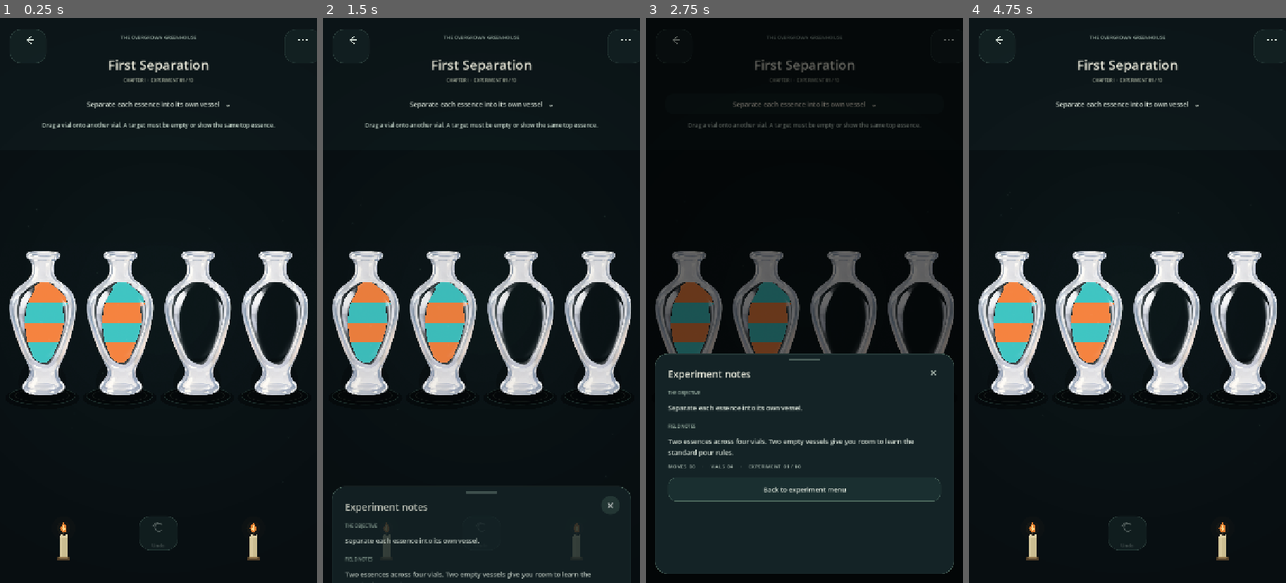
Above: before the commit, frames 1-4 (left to right).
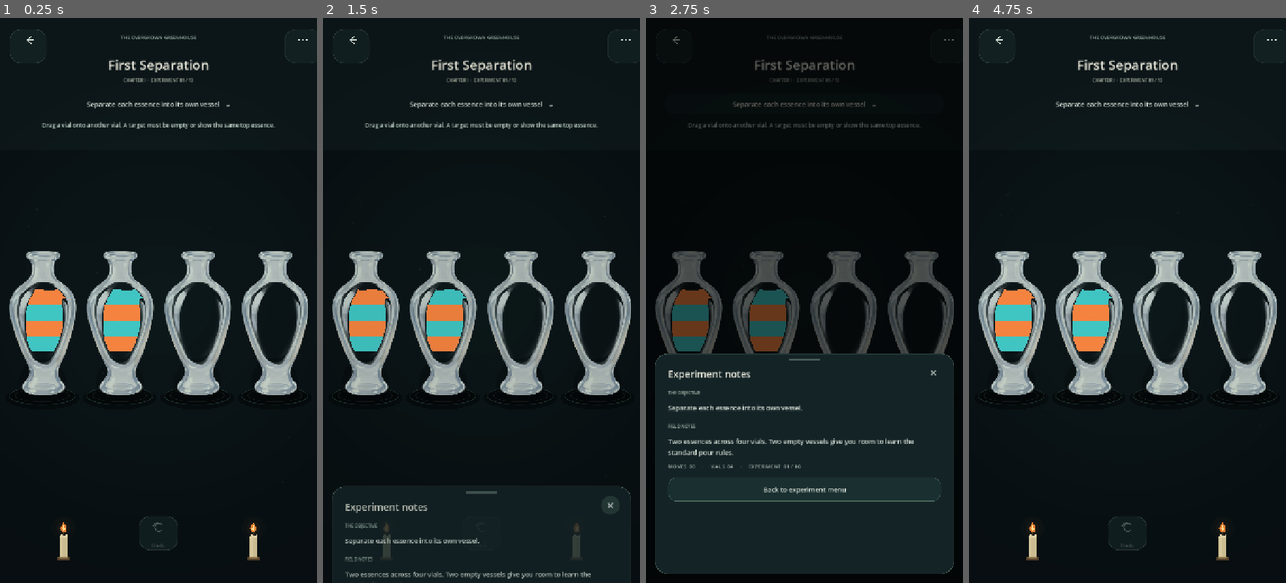
Above: after the commit, the same moments.

Repository: Kryodo/spell-sort-game
Game: Godot game, scene res://scenes/dark_sorting_slots_prototype.tscn
The game is run twice, just before and just after one commit, with the same random seed, the same clock (stepped at 60 frames per second) and the same inputs. This scene is started directly instead of the project's main scene.
Inputs:
- Up to frame 1 (0.25 s): no input
- Up to frame 2 (1.5 s): click "Separate each essence into it…" at 0.5 s; click "×" at 1.25 s
- Up to frame 3 (2.75 s): click "Separate each essence into it…" at 2 s
- Up to frame 4 (4.75 s): click "×" at 2.75 s; click "Separate each essence into it…" at 3.5 s; click "×" at 4.25 s

The runs differ from the first frame. In frame 1, 9.0% of the frame differs, in the area x 2-98%, y 41-67%; in frame 2, 8.9%; in frame 3, 1.1%; in frame 4, 9.0%.

Commit message:
Replace layered vial experiment with single-image liquid profile renderer

Diff:
--- a/scripts/asset_fantasy_alchemy_bottle.gd
+++ b/scripts/asset_fantasy_alchemy_bottle.gd
@@ -1,24 +1,34 @@
 extends "res://scripts/fantasy_alchemy_bottle.gd"
 
-# Current composition candidate: Qwen's second transparent-front vessel.
-# The silhouette/style remains provisional pending its in-environment review.
-const VIAL_ART: Texture2D = preload("res://assets/bottles/SpellSort_Vial_2.png")
-
-const WINDOW_ALPHA_THRESHOLD := 0.12
-const WINDOW_ROI_LEFT := 0.20
-const WINDOW_ROI_RIGHT := 0.80
-const WINDOW_ROI_TOP := 0.18
-const WINDOW_ROI_BOTTOM := 0.88
-const WINDOW_MAX_COMPONENT_FRACTION := 0.23
-const WINDOW_PROFILE_SAMPLES := 96
-const WINDOW_PROFILE_SMOOTH_RADIUS := 5
-const WINDOW_WALL_INSET := 0.55
+## One complete illustration per vial. The transparent inner chamber is analysed
+## once per texture; every essence layer then shares the resulting body profile.
+
+const DEFAULT_VIAL_ART: Texture2D = preload("res://assets/bottles/SpellSort_Vial_2.png")
+
+const ALPHA_CUTOFF := 0.14
+const SCAN_TOP_RATIO := 0.16
+const SCAN_BOTTOM_RATIO := 0.88
+const SCAN_LEFT_RATIO := 0.28
+const SCAN_RIGHT_RATIO := 0.72
+const CHAMBER_WIDTH_RATIO := 0.62
+const PROFILE_SAMPLES := 112
+const PROFILE_SMOOTH_RADIUS := 4
 const LIQUID_SURFACE_SAMPLES := 64
 const LIQUID_SIDE_SAMPLES := 48
-
-var _window_profile: Array[Vector3] = []
-var _window_top_ratio: float = 0.265
-var _window_bottom_ratio: float = 0.79
+const LIQUID_WALL_INSET := 1.8
+
+# A shared tint tones down the very bright glass without dimming the liquid,
+# which is drawn underneath the PNG and remains visible through its alpha.
+const GLASS_MODULATE := Color(0.76, 0.81, 0.79, 1.0)
+
+static var _texture_analysis_cache: Dictionary = {}
+
+var vial_art: Texture2D = DEFAULT_VIAL_ART
+var _window_profile := PackedVector3Array()
+var _window_top_ratio: float = 0.28
+var _window_bottom_ratio: float = 0.76
+var _mouth_y_ratio: float = 0.065
+var _mouth_width_ratio: float = 0.15
 
 
 func _ready() -> void:
@@ -26,189 +36,219 @@
 	_build_inner_window_profile()
 
 
+func set_vial_art(texture: Texture2D) -> void:
+	if texture == null:
+		push_warning("Vial renderer: cannot assign a null illustration.")
+		return
+	vial_art = texture
+	if is_node_ready():
+		_build_inner_window_profile()
+	queue_redraw()
+
+
 func _build_inner_window_profile() -> void:
 	_window_profile.clear()
-	var source_image: Image = VIAL_ART.get_image()
+	if vial_art == null:
+		return
+
+	var cache_key: int = vial_art.get_instance_id()
+	if _texture_analysis_cache.has(cache_key):
+		_apply_cached_analysis(_texture_analysis_cache[cache_key])
+		return
+
+	var source_image: Image = vial_art.get_image()
 	if source_image == null or source_image.is_empty():
-		push_warning("Vial 2: unable to read source image alpha for the liquid window.")
+		push_warning("Vial renderer: illustration pixels are unavailable.")
 		return
 
 	var image_width: int = source_image.get_width()
 	var image_height: int = source_image.get_height()
-	var roi_left: int = int(float(image_width) * WINDOW_ROI_LEFT)
-	var roi_right: int = int(float(image_width) * WINDOW_ROI_RIGHT)
-	var roi_top: int = int(float(image_height) * WINDOW_ROI_TOP)
-	var roi_bottom: int = int(float(image_height) * WINDOW_ROI_BOTTOM)
-
-	# Vial 2's transparent centre is a distinct enclosed alpha component.
-	# Flood-fill from that component instead of stopping at the first bright
-	# reflection on every scan line. This prevents front highlights from being
-	# mistaken for the left/right liquid walls.
-	var seed := Vector2i(int(image_width / 2), int(image_height / 2))
-	if source_image.get_pixel(seed.x, seed.y).a > WINDOW_ALPHA_THRESHOLD:
-		var found_seed := false
-		for radius in range(2, 49, 2):
-			for offset_y in range(-radius, radius + 1, 2):
-				for offset_x in range(-radius, radius + 1, 2):
-					var candidate_x: int = seed.x + offset_x
-					var candidate_y: int = seed.y + offset_y
-					if candidate_x < roi_left or candidate_x > roi_right:
-						continue
-					if candidate_y < roi_top or candidate_y > roi_bottom:
-						continue
-					if source_image.get_pixel(candidate_x, candidate_y).a <= WINDOW_ALPHA_THRESHOLD:
-						seed = Vector2i(candidate_x, candidate_y)
-						found_seed = true
-						break
-				if found_seed:
-					break
-			if found_seed:
-				break
-		if not found_seed:
-			push_warning("Vial 2: no transparent seed pixel found inside the central glass window.")
-			return
-
-	var visited := PackedByteArray()
-	visited.resize(image_width * image_height)
+	if image_width < 16 or image_height < 16:
+		push_warning("Vial renderer: illustration is too small to analyse.")
+		return
+
+	var x_min: int = int(round(float(image_width) * SCAN_LEFT_RATIO))
+	var x_max: int = int(round(float(image_width) * SCAN_RIGHT_RATIO))
+	var centre_x: int = int(image_width / 2)
+	var top_scan: int = int(round(float(image_height) * SCAN_TOP_RATIO))
+	var bottom_scan: int = int(round(float(image_height) * SCAN_BOTTOM_RATIO))
+	var search_radius: int = maxi(2, int(round(float(image_width) * 0.025)))
+
 	var row_left := PackedInt32Array()
 	var row_right := PackedInt32Array()
+	var row_width := PackedInt32Array()
 	row_left.resize(image_height)
 	row_right.resize(image_height)
-	row_left.fill(image_width)
+	row_width.resize(image_height)
+	row_left.fill(-1)
 	row_right.fill(-1)
-
-	var queue := PackedInt32Array()
-	var seed_index: int = seed.y * image_width + seed.x
-	queue.append(seed_index)
-	visited[seed_index] = 1
-	var cursor: int = 0
-	var maximum_pixels: int = int(float(image_width * image_height) * WINDOW_MAX_COMPONENT_FRACTION)
-	var component_overflow := false
-
-	while cursor < queue.size():
-		var pixel_index: int = queue[cursor]
-		cursor += 1
-		var pixel_x: int = pixel_index % image_width
-		var pixel_y: int = int(pixel_index / image_width)
-
-		row_left[pixel_y] = mini(row_left[pixel_y], pixel_x)
-		row_right[pixel_y] = maxi(row_right[pixel_y], pixel_x)
-
-		# Four-connected flood fill preserves the narrow antialiased glass wall
-		# instead of leaking diagonally into the fully transparent background.
-		# Inline the four neighbours to avoid allocating a temporary array for
-		# every pixel visited in the flood fill.
-		if pixel_x > roi_left:
-			var left_index: int = pixel_index - 1
-			if visited[left_index] == 0:
-				if source_image.get_pixel(pixel_x - 1, pixel_y).a <= WINDOW_ALPHA_THRESHOLD:
-					visited[left_index] = 1
-					queue.append(left_index)
-				else:
-					visited[left_index] = 2
-		if pixel_x < roi_right:
-			var right_index: int = pixel_index + 1
-			if visited[right_index] == 0:
-				if source_image.get_pixel(pixel_x + 1, pixel_y).a <= WINDOW_ALPHA_THRESHOLD:
-					visited[right_index] = 1
-					queue.append(right_index)
-				else:
-					visited[right_index] = 2
-		if pixel_y > roi_top:
-			var up_index: int = pixel_index - image_width
-			if visited[up_index] == 0:
-				if source_image.get_pixel(pixel_x, pixel_y - 1).a <= WINDOW_ALPHA_THRESHOLD:
-					visited[up_index] = 1
-					queue.append(up_index)
-				else:
-					visited[up_index] = 2
-		if pixel_y < roi_bottom:
-			var down_index: int = pixel_index + image_width
-			if visited[down_index] == 0:
-				if source_image.get_pixel(pixel_x, pixel_y + 1).a <= WINDOW_ALPHA_THRESHOLD:
-					visited[down_index] = 1
-					queue.append(down_index)
-				else:
-					visited[down_index] = 2
-
-		if queue.size() > maximum_pixels:
-			component_overflow = true
-			break
-
-	if component_overflow:
-		push_warning("Vial 2: transparent component escaped the inner window ROI; alpha mask rejected.")
-		return
+	row_width.fill(0)
 
 	var peak_width: int = 0
 	var peak_row: int = -1
-	for row in range(roi_top, roi_bottom + 1):
-		var row_width: int = row_right[row] - row_left[row] + 1
-		if row_width > peak_width:
-			peak_width = row_width
+	for row in range(top_scan, bottom_scan + 1):
+		var run := _find_centre_transparent_run(
+			source_image,
+			row,
+			centre_x,
+			x_min,
+			x_max,
+			search_radius
+		)
+		if run.x < 0:
+			continue
+
+		var width: int = run.y - run.x + 1
+		row_left[row] = run.x
+		row_right[row] = run.y
+		row_width[row] = width
+		if width > peak_width:
+			peak_width = width
 			peak_row = row
 
 	if peak_row < 0 or peak_width < 12:
-		push_warning("Vial 2: alpha flood-fill did not find a usable central chamber.")
-		return
-
-	# Ignore the narrow connecting neck/foot tails. The main liquid chamber is
-	# the continuous broad region around the row with the largest transparent span.
-	var minimum_chamber_width: int = maxi(4, int(float(peak_width) * 0.10))
+		push_warning("Vial renderer: no transparent central chamber was found; liquid is disabled for this image.")
+		return
+
+	# The neck and foot are also transparent, but narrower than the main body.
+	# Keeping only the broad central region prevents liquid from climbing into
+	# the neck or appearing in the narrow decorative base.
+	var minimum_chamber_width: int = maxi(12, int(round(float(peak_width) * CHAMBER_WIDTH_RATIO)))
 	var chamber_top: int = peak_row
 	var chamber_bottom: int = peak_row
-	while chamber_top > roi_top and row_right[chamber_top - 1] - row_left[chamber_top - 1] + 1 >= minimum_chamber_width:
+	while chamber_top > top_scan and row_width[chamber_top - 1] >= minimum_chamber_width:
 		chamber_top -= 1
-	while chamber_bottom < roi_bottom and row_right[chamber_bottom + 1] - row_left[chamber_bottom + 1] + 1 >= minimum_chamber_width:
+	while chamber_bottom < bottom_scan and row_width[chamber_bottom + 1] >= minimum_chamber_width:
 		chamber_bottom += 1
 
-	if chamber_bottom - chamber_top < 32:
-		push_warning("Vial 2: detected transparent chamber is too short to use as a liquid mask.")
-		return
-
-	# Smooth the pixel boundary lightly to remove one-pixel antialias noise while
-	# retaining the authored curvature. Bounds are sampled into a compact profile.
-	for sample_index in range(WINDOW_PROFILE_SAMPLES):
-		var weight: float = float(sample_index) / float(WINDOW_PROFILE_SAMPLES - 1)
-		var centre_row: int = roundi(lerpf(float(chamber_top), float(chamber_bottom), weight))
+	if float(chamber_bottom - chamber_top) < float(image_height) * 0.22:
+		push_warning("Vial renderer: detected transparent region is not a usable liquid chamber.")
+		return
+
+	for sample_index in range(PROFILE_SAMPLES):
+		var t: float = float(sample_index) / float(PROFILE_SAMPLES - 1)
+		var sample_row: int = roundi(lerpf(float(chamber_top), float(chamber_bottom), t))
 		var sum_left: float = 0.0
 		var sum_right: float = 0.0
 		var sample_count: int = 0
 		for row in range(
-			maxi(chamber_top, centre_row - WINDOW_PROFILE_SMOOTH_RADIUS),
-			mini(chamber_bottom, centre_row + WINDOW_PROFILE_SMOOTH_RADIUS) + 1
+			maxi(chamber_top, sample_row - PROFILE_SMOOTH_RADIUS),
+			mini(chamber_bottom, sample_row + PROFILE_SMOOTH_RADIUS) + 1
 		):
-			if row_right[row] < row_left[row]:
+			if row_width[row] <= 0:
 				continue
 			sum_left += float(row_left[row])
 			sum_right += float(row_right[row] + 1)
 			sample_count += 1
+
 		if sample_count == 0:
 			continue
-
 		_window_profile.append(Vector3(
-			float(centre_row) / float(image_height),
+			float(sample_row) / float(image_height),
 			(sum_left / float(sample_count)) / float(image_width),
 			(sum_right / float(sample_count)) / float(image_width)
 		))
 
 	if _window_profile.size() < 8:
 		_window_profile.clear()
-		push_warning("Vial 2: smoothed alpha mask did not produce enough profile samples.")
-		return
-
-	var edge_margin: float = 1.0 / float(image_height)
-	_window_top_ratio = _window_profile[0].x + edge_margin
-	_window_bottom_ratio = _window_profile[-1].x - edge_margin
-	print(
-		"Vial 2 alpha mask: %d profile samples, %d connected pixels, peak width %d px, vertical %.3f–%.3f"
-		% [_window_profile.size(), queue.size(), peak_width, _window_top_ratio, _window_bottom_ratio]
-	)
+		push_warning("Vial renderer: chamber profile could not be sampled reliably.")
+		return
+
+	_window_top_ratio = _window_profile[0].x + 1.0 / float(image_height)
+	_window_bottom_ratio = _window_profile[-1].x - 1.0 / float(image_height)
+	_detect_mouth(source_image, x_min, x_max, centre_x, search_radius)
+
+	_texture_analysis_cache[cache_key] = {
+		"profile": _window_profile,
+		"top": _window_top_ratio,
+		"bottom": _window_bottom_ratio,
+		"mouth_y": _mouth_y_ratio,
+		"mouth_width": _mouth_width_ratio
+	}
+
+
+func _apply_cached_analysis(analysis: Dictionary) -> void:
+	_window_profile = analysis["profile"]
+	_window_top_ratio = float(analysis["top"])
+	_window_bottom_ratio = float(analysis["bottom"])
+	_mouth_y_ratio = float(analysis["mouth_y"])
+	_mouth_width_ratio = float(analysis["mouth_width"])
+
+
+func _find_centre_transparent_run(
+	source_image: Image,
+	row: int,
+	centre_x: int,
+	x_min: int,
+	x_max: int,
+	search_radius: int
+) -> Vector2i:
+	var seed_x: int = -1
+	for offset in range(search_radius + 1):
+		var left_candidate: int = centre_x - offset
+		if left_candidate >= x_min:
+			if source_image.get_pixel(left_candidate, row).a <= ALPHA_CUTOFF:
+				seed_x = left_candidate
+				break
+
+		if offset > 0:
+			var right_candidate: int = centre_x + offset
+			if right_candidate <= x_max:
+				if source_image.get_pixel(right_candidate, row).a <= ALPHA_CUTOFF:
+					seed_x = right_candidate
+					break
+
+	if seed_x < 0:
+		return Vector2i(-1, -1)
+
+	var left_x: int = seed_x
+	while left_x > x_min:
+		if source_image.get_pixel(left_x - 1, row).a > ALPHA_CUTOFF:
+			break
+		left_x -= 1
+
+	var right_x: int = seed_x
+	while right_x < x_max:
+		if source_image.get_pixel(right_x + 1, row).a > ALPHA_CUTOFF:
+			break
+		right_x += 1
+
+	return Vector2i(left_x, right_x)
+
+
+func _detect_mouth(
+	source_image: Image,
+	x_min: int,
+	x_max: int,
+	centre_x: int,
+	search_radius: int
+) -> void:
+	var image_height: int = source_image.get_height()
+	var image_width: int = source_image.get_width()
+	var search_end: int = int(round(float(image_height) * 0.18))
+
+	for row in range(maxi(1, int(round(float(image_height) * 0.01))), search_end):
+		var run := _find_centre_transparent_run(
+			source_image,
+			row,
+			centre_x,
+			x_min,
+			x_max,
+			search_radius
+		)
+		if run.x < 0:
+			continue
+		var width_ratio: float = float(run.y - run.x + 1) / float(image_width)
+		if width_ratio < 0.035 or width_ratio > 0.32:
+			continue
+		_mouth_y_ratio = float(row) / float(image_height)
+		_mouth_width_ratio = width_ratio
+		return
 
 
 func _window_bounds_at(y_ratio: float) -> Vector2:
 	if _window_profile.is_empty():
-		return Vector2(0.39, 0.61)
-
+		return Vector2.ZERO
 	if y_ratio <= _window_profile[0].x:
 		return Vector2(_window_profile[0].y, _window_profile[0].z)
 
@@ -223,16 +263,11 @@
 				lerpf(first.z, second.z, weight)
 			)
 
-	var last: Vector3 = _window_profile.back()
+	var last: Vector3 = _window_profile[-1]
 	return Vector2(last.y, last.z)
 
 
 func _profile_points() -> Array[Vector2]:
-	# Preserve the base liquid/bubble helpers' profile API, but derive it from
-	# the measured transparent window rather than a hand-authored silhouette.
-	if _window_profile.is_empty():
-		return super._profile_points()
-
 	var points: Array[Vector2] = []
 	for bounds in _window_profile:
 		points.append(Vector2(bounds.x, (bounds.z - bounds.y) * 0.5))
@@ -240,30 +275,31 @@
 
 
 func _get_vessel_rect() -> Rect2:
-	# Use the exact same image-to-control mapping as the glass sprite. Liquid
-	# coordinates and sampled alpha boundaries therefore share one pixel space.
-	var source_size: Vector2 = Vector2(VIAL_ART.get_size())
+	if vial_art == null:
+		return super._get_vessel_rect()
+	var source_size: Vector2 = Vector2(vial_art.get_size())
 	var draw_scale: float = size.y / source_size.y
 	var draw_size: Vector2 = source_size * draw_scale
-	var draw_position := (size - draw_size) * 0.5
-	return Rect2(draw_position, draw_size)
+	return Rect2((size - draw_size) * 0.5, draw_size)
 
 
 func get_mouth_local() -> Vector2:
 	var rect := _get_vessel_rect()
-	return Vector2(rect.get_center().x, rect.position.y + rect.size.y * 0.065)
+	return Vector2(rect.get_center().x, rect.position.y + rect.size.y * _mouth_y_ratio)
 
 
 func get_mouth_hit_radius() -> Vector2:
-	return Vector2(size.y * 0.105, size.y * 0.04)
+	var rect := _get_vessel_rect()
+	return Vector2(
+		maxf(14.0, rect.size.x * _mouth_width_ratio * 0.65),
+		rect.size.y * 0.035
+	)
 
 
 func get_liquid_surface_position_in_parent() -> Vector2:
 	var rect := _get_vessel_rect()
-	var window_top: float = _window_top_ratio
-	var window_bottom: float = _window_bottom_ratio
-	var layer_height: float = (window_bottom - window_top) / float(CAPACITY)
-	var surface_ratio: float = window_bottom - layer_height * clampf(
+	var layer_height: float = (_window_bottom_ratio - _window_top_ratio) / float(CAPACITY)
+	var surface_ratio: float = _window_bottom_ratio - layer_height * clampf(
 		_liquid_level,
 		0.0,
 		float(CAPACITY)
@@ -278,17 +314,17 @@
 	)
 
 
-func _draw_liquid(rect: Rect2) -> void:
-	if _visual_contents.is_empty() or _liquid_level <= 0.001:
-		return
-
-	var window_span: float = _window_bottom_ratio - _window_top_ratio
-	if window_span <= 0.01:
-		return
-
-	var layer_height: float = window_span / float(CAPACITY)
+func _draw_liquid(_rect: Rect2) -> void:
+	if _window_profile.size() < 8 or _visual_contents.is_empty() or _liquid_level <= 0.001:
+		return
+
+	var rect := _get_vessel_rect()
+	var chamber_span: float = _window_bottom_ratio - _window_top_ratio
+	if chamber_span <= 0.01:
+		return
+
+	var layer_height: float = chamber_span / float(CAPACITY)
 	var visible_layers: int = mini(int(ceil(_liquid_level)), _visual_contents.size())
-
 	for layer_index in range(visible_layers):
 		var amount: float = clampf(_liquid_level - float(layer_index), 0.0, 1.0)
 		if amount <= 0.001:
@@ -324,24 +360,21 @@
 	var top_y: float = rect.position.y + rect.size.y * top_ratio
 	if bottom_y - top_y <= 1.2:
 		return
-	var surface_min_y: float = rect.position.y + rect.size.y * _window_top_ratio + 0.4
-
-	# Build every point of the liquid surface from the boundary at its current
-	# animated y-coordinate. This keeps the wave inside the real alpha window
-	# instead of leaving triangular gaps at either side as the surface moves.
+
 	var top_edge := PackedVector2Array()
 	for sample_index in range(LIQUID_SURFACE_SAMPLES + 1):
 		var t: float = float(sample_index) / float(LIQUID_SURFACE_SAMPLES)
 		var normalized_x: float = t * 2.0 - 1.0
 		var wave: float = _get_surface_wave_offset(normalized_x) * 0.36 if is_surface else 0.0
-		var wave_y: float = clampf(top_y + wave, surface_min_y, bottom_y - 0.8)
-		var bounds := _window_bounds_at(
-			clampf((wave_y - rect.position.y) / rect.size.y, _window_top_ratio, _window_bottom_ratio)
-		)
-		var left_x: float = rect.position.x + rect.size.x * bounds.x + WINDOW_WALL_INSET
-		var right_x: float = rect.position.x + rect.size.x * bounds.y - WINDOW_WALL_INSET
-		var x: float = lerpf(left_x, right_x, t)
-		top_edge.append(Vector2(x, wave_y))
+		var wave_y: float = clampf(top_y + wave, top_y - 2.0, bottom_y - 0.8)
+		var bounds := _window_bounds_at(clampf(
+			(wave_y - rect.position.y) / rect.size.y,
+			_window_top_ratio,
+			_window_bottom_ratio
+		))
+		var left_x: float = rect.position.x + rect.size.x * bounds.x + LIQUID_WALL_INSET
+		var right_x: float = rect.position.x + rect.size.x * bounds.y - LIQUID_WALL_INSET
+		top_edge.append(Vector2(lerpf(left_x, right_x, t), wave_y))
 
 	if top_edge.size() < 2:
 		return
@@ -349,43 +382,36 @@
 	var polygon := top_edge.duplicate()
 	var right_top_y: float = top_edge[-1].y
 	var left_top_y: float = top_edge[0].y
-	var bottom_ratio_clamped: float = clampf(
-		(bottom_y - rect.position.y) / rect.size.y,
-		_window_top_ratio,
-		_window_bottom_ratio
-	)
-	var bottom_bounds := _window_bounds_at(bottom_ratio_clamped)
-	var bottom_left_x: float = rect.position.x + rect.size.x * bottom_bounds.x + WINDOW_WALL_INSET
-	var bottom_right_x: float = rect.position.x + rect.size.x * bottom_bounds.y - WINDOW_WALL_INSET
-
-	# Right wall: begin at the exact end of the animated surface and trace the
-	# smoothed alpha boundary all the way to the bottom of this layer.
+	var bottom_bounds := _window_bounds_at(bottom_ratio)
+	var bottom_left_x: float = rect.position.x + rect.size.x * bottom_bounds.x + LIQUID_WALL_INSET
+	var bottom_right_x: float = rect.position.x + rect.size.x * bottom_bounds.y - LIQUID_WALL_INSET
+
 	for side_index in range(1, LIQUID_SIDE_SAMPLES + 1):
-		var side_t: float = float(side_index) / float(LIQUID_SIDE_SAMPLES)
-		var right_y: float = lerpf(right_top_y, bottom_y, side_t)
-		var right_ratio: float = clampf(
-			(right_y - rect.position.y) / rect.size.y,
+		var t: float = float(side_index) / float(LIQUID_SIDE_SAMPLES)
+		var y: float = lerpf(right_top_y, bottom_y, t)
+		var bounds := _window_bounds_at(clampf(
+			(y - rect.position.y) / rect.size.y,
 			_window_top_ratio,
 			_window_bottom_ratio
-		)
-		var right_bounds := _window_bounds_at(right_ratio)
-		var right_x: float = rect.position.x + rect.size.x * right_bounds.y - WINDOW_WALL_INSET
-		polygon.append(Vector2(right_x, right_y))
-
-	# Close the bottom edge, then trace the left wall back to the first surface
-	# point. No independent left/right arrays can drift out of sync.
+		))
+		polygon.append(Vector2(
+			rect.position.x + rect.size.x * bounds.y - LIQUID_WALL_INSET,
+			y
+		))
+
 	polygon.append(Vector2(bottom_left_x, bottom_y))
 	for side_index in range(1, LIQUID_SIDE_SAMPLES):
-		var side_t: float = float(side_index) / float(LIQUID_SIDE_SAMPLES)
-		var left_y: float = lerpf(bottom_y, left_top_y, side_t)
-		var left_ratio: float = clampf(
-			(left_y - rect.position.y) / rect.size.y,
+		var t: float = float(side_index) / float(LIQUID_SIDE_SAMPLES)
+		var y: float = lerpf(bottom_y, left_top_y, t)
+		var bounds := _window_bounds_at(clampf(
+			(y - rect.position.y) / rect.size.y,
 			_window_top_ratio,
 			_window_bottom_ratio
-		)
-		var left_bounds := _window_bounds_at(left_ratio)
-		var left_x: float = rect.position.x + rect.size.x * left_bounds.x + WINDOW_WALL_INSET
-		polygon.append(Vector2(left_x, left_y))
+		))
+		polygon.append(Vector2(
+			rect.position.x + rect.size.x * bounds.x + LIQUID_WALL_INSET,
+			y
+		))
 
 	var fill_color: Color = liquid_color.lerp(liquid_color.lightened(0.14), 0.08)
 	draw_colored_polygon(polygon, fill_color)
@@ -407,10 +433,7 @@
 	)
 	var surface_y: float = rect.position.y + rect.size.y * surface_ratio
 	var bottom_y: float = rect.position.y + rect.size.y * _window_bottom_ratio
-	var layer_span: float = (_window_bottom_ratio - _window_top_ratio) / float(CAPACITY)
-
-	# Keep the bubbles deliberately sparse and low contrast so they read as
-	# gentle internal movement rather than a flickering overlay.
+
 	for bubble_index in range(4):
 		var phase: float = fposmod(
 			_wave_time * (0.085 + float(bubble_index) * 0.009)
@@ -459,10 +482,11 @@
 
 
 func _draw_glass_back(_rect: Rect2) -> void:
-	# The Qwen asset supplies its rear glass and painted reflections.
+	# The complete PNG is drawn once, above the live liquid.
 	pass
 
 
 func _draw_glass_overlay() -> void:
-	# Draw the exact same source rectangle used by the alpha-derived liquid mask.
-	draw_texture_rect(VIAL_ART, _get_vessel_rect(), false, Color.WHITE)
+	if vial_art == null:
+		return
+	draw_texture_rect(vial_art, _get_vessel_rect(), false, GLASS_MODULATE)
